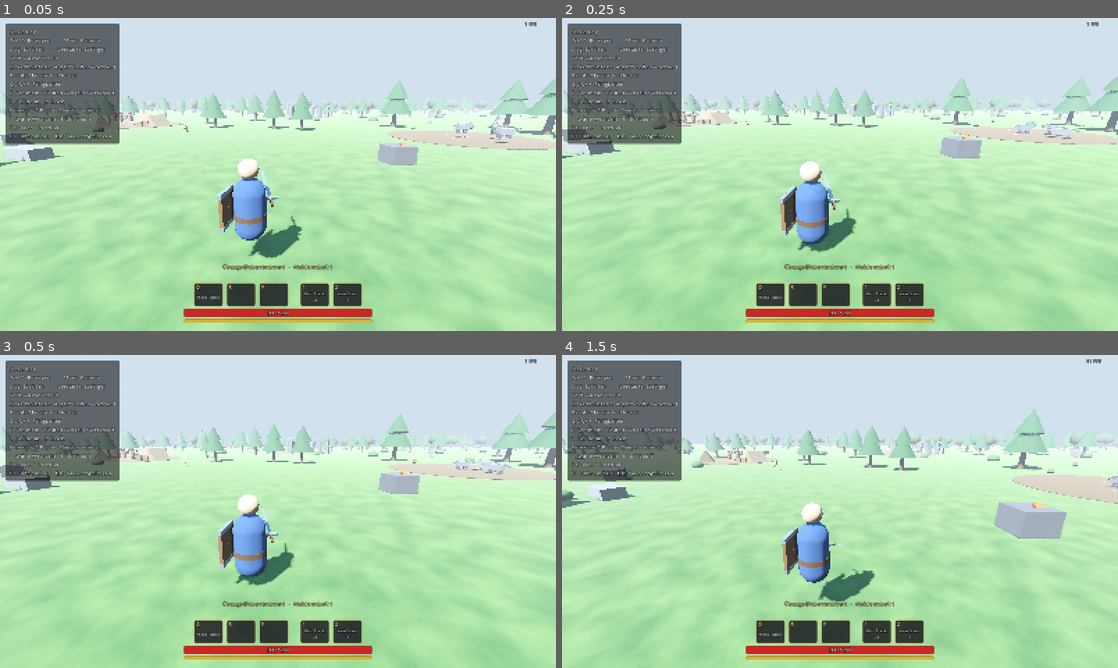
Above: before the commit, frames 1-4 (two rows, left to right).
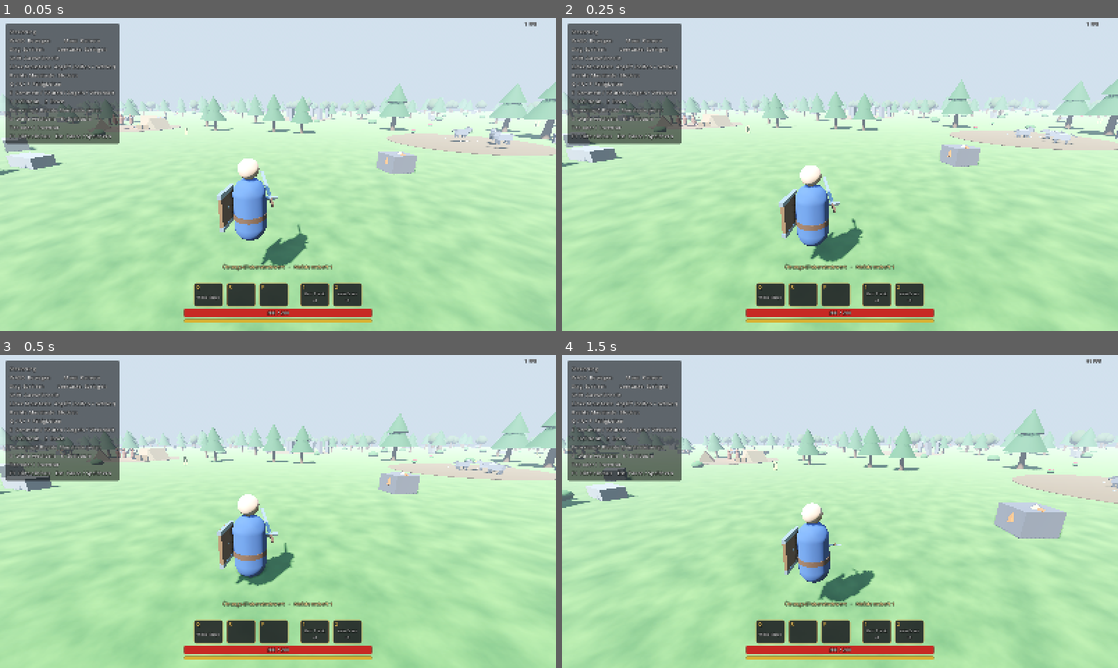
Above: after the commit, the same moments.

Repository: naglerphilipp3101-collab/RPG-
Game: Godot game, scene res://scenes/main.tscn
Same seed, same stepped clock (60 frames per second), same inputs: the game is played once before the commit and once after it.
Inputs (mouse positions are in pixels of both pictures, inside the frame that each line leads up to):
- Up to frame 1 (0.05 s): no input
- Up to frame 2 (0.25 s): no input
- Up to frame 3 (0.5 s): no input
- Up to frame 4 (1.5 s): tap Enter (ui_accept) at 0.5 s; move the mouse to (867, 511) at 0.52 s; press the mouse at (867, 511) at 0.53 s; hold W (move_forward) from 0.53 s (still down); tap Space (jump) at 0.77 s; move the mouse to (812, 511) at 1.27 s; release the mouse at (812, 511) at 1.28 s; right-click (812, 511) at 1.35 s

The runs differ from the first frame. In frame 1, 6.6% of the frame differs, in the area x 0-100%, y 19-100%; in frame 2, 7.1%, in the area x 0-100%, y 18-100%; in frame 3, 0.2%; in frame 4, 0.1%.

Commit message:
Insel aus dem Weltgenerator ins Spiel laden (Terrain3D)
- main.gd baut das Startgebiet auf der echten Geländehöhe auf (Südspitze der Insel)
- tests/welt_importieren.gd wandelt welt_export.zip einmalig in Terrain3D-Daten um
- Fischgründe an der nächsten Küste, Beute/Schockwellen/Flächenangriffe folgen der Geländehöhe
- Spielstand merkt sich die Welt (Positionen der alten Testwiese werden nicht übernommen)
- Terrain3D-Plugin aktiviert (lokal installiert, nicht im Repository)
- Automatische Tests laufen weiter auf der flachen Testwiese; --island zeigt die Insel

Diff:
--- a/godot/project.godot
+++ b/godot/project.godot
@@ -26,6 +26,10 @@
 window/stretch/mode="canvas_items"
 window/stretch/aspect="expand"
 
+[editor_plugins]
+
+enabled=PackedStringArray("res://addons/terrain_3d/plugin.cfg")
+
 [physics]
 
 3d/physics_engine="Jolt Physics"
--- a/godot/scripts/enemy.gd
+++ b/godot/scripts/enemy.gd
@@ -249,6 +249,10 @@
 	_update_bleed(delta)
 	if state == State.DEAD:
 		return
+	# Sicherung: ist der Gegner durch das Gelände gefallen (z. B. außerhalb der Kollision), zurück nach Hause
+	if global_position.y < home.y - 15.0:
+		global_position = home + Vector3(0, 1.0, 0)
+		velocity = Vector3.ZERO
 	attack_cooldown -= delta
 	state_timer -= delta
 
@@ -565,7 +569,7 @@
 	var bag = LootBagScript.new()
 	bag.items = drops
 	var spot := global_position + _forward() * (radius + 0.6)
-	bag.position = Vector3(spot.x, 0.0, spot.z)
+	bag.position = Vector3(spot.x, global_position.y, spot.z)
 	get_tree().current_scene.add_child.call_deferred(bag)
 
 
--- a/godot/scripts/fx.gd
+++ b/godot/scripts/fx.gd
@@ -37,7 +37,7 @@
 	mi.material_override = m
 	mi.scale = Vector3(0.2, 1.0, 0.2)
 	tree.current_scene.add_child(mi)
-	mi.global_position = Vector3(pos.x, 0.05, pos.z)
+	mi.global_position = pos + Vector3(0, 0.05, 0)
 	var tw := mi.create_tween().set_parallel(true)
 	tw.tween_property(mi, "scale", Vector3(radius, 1.0, radius), 0.25).set_ease(Tween.EASE_OUT)
 	tw.tween_property(m, "albedo_color:a", 0.0, 0.45)
--- a/godot/scripts/game.gd
+++ b/godot/scripts/game.gd
@@ -37,6 +37,8 @@
 
 ## Wird bei automatischen Tests abgeschaltet, damit der echte Spielstand unangetastet bleibt.
 var saving_enabled := true
+## Welche Welt geladen ist ("insel" oder "testwiese"); Positionen im Spielstand gelten nur für dieselbe Welt.
+var world_id := "testwiese"
 
 var weapons: Dictionary = {}
 var enemies: Dictionary = {}
--- a/godot/scripts/main.gd
+++ b/godot/scripts/main.gd
@@ -1,5 +1,9 @@
 extends Node3D
-## Testgebiet: baut Welt, Rohstoffe, Teich, Spieler, Gegnerlager und HUD per Code auf.
+## Baut die Spielwelt per Code auf: Insel (Terrain3D, aus dem Weltgenerator) oder flache Testwiese,
+## darauf Startgebiet mit Handwerksdorf, Rohstoffen, Gegnerlagern, dazu Spieler und HUD.
+##
+## Die Inhalte des Startgebiets sind in lokalen Koordinaten um `area` angelegt; _g() setzt sie auf die Geländehöhe.
+## Auf der flachen Testwiese (automatische Tests) ist die Höhe überall 0.
 
 const PlayerScript := preload("res://scripts/player.gd")
 const EnemyScript := preload("res://scripts/enemy.gd")
@@ -8,20 +12,44 @@
 const ResourceNodeScript := preload("res://scripts/resource_node.gd")
 const StationScript := preload("res://scripts/crafting_station.gd")
 const SaveGame := preload("res://scripts/save_game.gd")
+
+const ISLAND_DATA := "res://welt_daten"
+const ISLAND_TERRAIN := "res://welt_daten/terrain3d"
+## Mitte des Startgebiets auf der Insel (Südspitze, bei „Dorf 8“ des Weltgenerators), in Weltmetern
+const ISLAND_START := Vector3(-1026.6, 0, 2569.5)
+
 const VILLAGE_CENTER := Vector3(0, 0, 24)
 const VILLAGE_RADIUS := 9.0
-
-const WORLD_SIZE := 300.0
-const NORTH_ZONE_Z := -80.0 # nördlich davon: Tier-2-Rohstoffe
+const AREA_SIZE := 300.0 # Seitenlänge des Startgebiets mit Rohstoffen
+const NORTH_ZONE_Z := -80.0 # nördlich davon (lokal): Tier-2-Rohstoffe
 const POND_CENTER := Vector3(-45, 0, 25)
 const POND_RADIUS := 9.0
 
 var rng := RandomNumberGenerator.new()
 var clear_spots: Array[Vector3] = []
+var area: Node3D # Wurzel des Startgebiets (lokale Koordinaten)
+var terrain = null # Terrain3D, wenn die Insel geladen ist
+var island := false
 
 
 func _ready() -> void:
 	rng.seed = 7
+	var args := OS.get_cmdline_user_args()
+	var autotest := args.has("--autotest")
+	# Insel nur, wenn Terrain3D und importierte Weltdaten vorhanden sind; Tests laufen auf der flachen Wiese
+	island = ClassDB.class_exists("Terrain3D") and DirAccess.dir_exists_absolute(ISLAND_TERRAIN) \
+		and (not autotest or args.has("--island"))
+	Game.world_id = "insel" if island else "testwiese"
+
+	area = Node3D.new()
+	area.name = "Startgebiet"
+	add_child(area)
+	_build_environment()
+	if island:
+		await _build_island()
+	else:
+		_build_ground()
+
 	var camps := [
 		{"type": "wolf", "pos": Vector3(20, 0, -14), "count": 3, "style": "den"},
 		{"type": "bandit", "pos": Vector3(-24, 0, -30), "count": 3, "style": "camp"},
@@ -35,15 +63,17 @@
 		clear_spots.append(VILLAGE_CENTER + Vector3(cos(angle), 0, sin(angle)) * VILLAGE_RADIUS)
 	for camp in camps:
 		clear_spots.append(camp["pos"])
-	# Teich: mehrere Punkte, damit nichts im Wasser wächst
-	clear_spots.append(POND_CENTER)
-	for i in 8:
-		var angle := TAU * i / 8.0
-		clear_spots.append(POND_CENTER + Vector3(cos(angle), 0, sin(angle)) * POND_RADIUS * 0.6)
-
-	_build_environment()
-	_build_ground()
-	_build_pond()
+	if not island:
+		# Teich: mehrere Punkte, damit nichts im Wasser wächst
+		clear_spots.append(POND_CENTER)
+		for i in 8:
+			var angle := TAU * i / 8.0
+			clear_spots.append(POND_CENTER + Vector3(cos(angle), 0, sin(angle)) * POND_RADIUS * 0.6)
+
+	if island:
+		_build_coast_fishing()
+	else:
+		_build_pond()
 	_build_village()
 	_scatter_nature()
 	for camp in camps:
@@ -51,8 +81,10 @@
 
 	var player: Node3D = PlayerScript.new()
 	player.name = "Player"
-	player.position = Vector3(0, 0.5, 6)
+	player.position = area.position + _g(Vector3(0, 0, 6)) + Vector3(0, 1.0, 0)
 	add_child(player)
+	if terrain:
+		terrain.set_camera(player.camera)
 
 	var hud = HudScript.new()
 	hud.name = "HUD"
@@ -60,13 +92,15 @@
 	hud.bind_player(player)
 
 	for camp in camps:
+		var home: Vector3 = area.position + _g(camp["pos"])
 		for i in int(camp["count"]):
 			var enemy = EnemyScript.new()
-			enemy.setup(camp["type"], camp["pos"])
-			enemy.position = camp["pos"] + Vector3(rng.randf_range(-4, 4), 0.5, rng.randf_range(-4, 4))
+			enemy.setup(camp["type"], home)
+			var spot := Vector3(camp["pos"]) + Vector3(rng.randf_range(-4, 4), 0, rng.randf_range(-4, 4))
+			enemy.position = area.position + _g(spot) + Vector3(0, 0.5, 0)
 			add_child(enemy)
 
-	if OS.get_cmdline_user_args().has("--autotest"):
+	if autotest:
 		Game.saving_enabled = false # Tests dürfen den echten Spielstand nicht anfassen
 		add_child(load("res://tests/autotest.gd").new())
 	elif SaveGame.load_into(get_tree(), Game.SAVE_PATH):
@@ -91,35 +125,59 @@
 		SaveGame.save(get_tree(), Game.SAVE_PATH)
 
 
-func _build_environment() -> void:
-	var sky_mat := ProceduralSkyMaterial.new()
-	sky_mat.sky_top_color = Color(0.3, 0.48, 0.78)
-	sky_mat.sky_horizon_color = Color(0.72, 0.8, 0.88)
-	sky_mat.ground_horizon_color = Color(0.6, 0.65, 0.6)
-	sky_mat.ground_bottom_color = Color(0.2, 0.24, 0.2)
-	var sky := Sky.new()
-	sky.sky_material = sky_mat
-
-	var env := Environment.new()
-	env.background_mode = Environment.BG_SKY
-	env.sky = sky
-	env.ambient_light_source = Environment.AMBIENT_SOURCE_SKY
-	env.tonemap_mode = Environment.TONE_MAPPER_FILMIC
-	env.fog_enabled = true
-	env.fog_light_color = Color(0.7, 0.78, 0.86)
-	env.fog_density = 0.006
-	env.ssao_enabled = true
-	env.glow_enabled = true
-	var world_env := WorldEnvironment.new()
-	world_env.environment = env
-	add_child(world_env)
-
-	var sun := DirectionalLight3D.new()
-	sun.rotation_degrees = Vector3(-50, -35, 0)
-	sun.light_energy = 1.2
-	sun.shadow_enabled = true
-	sun.directional_shadow_max_distance = 80.0
-	add_child(sun)
+# --- Gelände ------------------------------------------------------------
+
+## Geländehöhe an einer lokalen Position im Startgebiet (Wasser/außerhalb: 0).
+func _ground(local: Vector3) -> float:
+	if terrain == null:
+		return 0.0
+	var h: float = terrain.get("data").get_height(area.position + Vector3(local.x, 0, local.z))
+	return 0.0 if is_nan(h) else h
+
+
+## Lokale Position auf die Geländehöhe setzen (die y-Angabe bleibt als Versatz erhalten).
+func _g(local: Vector3) -> Vector3:
+	return Vector3(local.x, local.y + _ground(local), local.z)
+
+
+## Lädt die importierte Insel (siehe tests/welt_importieren.gd) mit Bodentexturen, Meer und Siedlungsmarkern.
+func _build_island() -> void:
+	area.position = ISLAND_START
+	# Vorläufige Kamera, bis der Spieler existiert (Terrain3D braucht eine aktive Kamera)
+	var temp_camera := Camera3D.new()
+	add_child(temp_camera)
+	temp_camera.position = ISLAND_START + Vector3(0, 80, 0)
+
+	var welt = load("res://assets/welt/welt_import.gd").new()
+	welt.name = "Insel"
+	welt.daten_ordner = ISLAND_DATA
+	add_child(welt)
+	terrain = ClassDB.instantiate("Terrain3D")
+	terrain.name = "Terrain3D"
+	terrain.set("data_directory", ISLAND_TERRAIN)
+	terrain.set("collision_radius", 192)
+	welt.add_child(terrain)
+	welt._texturen_einrichten(terrain)
+	terrain.get("material").set("world_background", 0)
+
+	var meta: Dictionary = JSON.parse_string(FileAccess.get_file_as_string(ISLAND_DATA.path_join("welt.json")))
+	var size: float = float(meta.get("welt_m", 8192))
+	var sea := PlaneMesh.new()
+	sea.size = Vector2(size * 3, size * 3)
+	var sea_mat := StandardMaterial3D.new()
+	sea_mat.albedo_color = Color(0.12, 0.32, 0.5, 0.85)
+	sea_mat.transparency = BaseMaterial3D.TRANSPARENCY_ALPHA
+	sea_mat.roughness = 0.08
+	sea_mat.metallic_specular = 0.8
+	MeshUtil.part(self, sea, sea_mat)
+	var seabed := MeshUtil.part(self, sea, MeshUtil.mat(Color(0.32, 0.3, 0.24), 0.0, 1.0))
+	seabed.position.y = float(meta["hoehe"]["min"]) + 0.3
+	welt._marker_importieren()
+
+	# Terrain3D lädt seine Regionen erst in den nächsten Frames
+	for i in 3:
+		await get_tree().process_frame
+	temp_camera.queue_free()
 
 
 func _build_ground() -> void:
@@ -139,21 +197,52 @@
 	ground_mat.uv1_scale = Vector3(25, 25, 1)
 
 	var plane := PlaneMesh.new()
-	plane.size = Vector2(WORLD_SIZE, WORLD_SIZE)
+	plane.size = Vector2(AREA_SIZE, AREA_SIZE)
 	var ground := StaticBody3D.new()
-	add_child(ground)
+	area.add_child(ground)
 	MeshUtil.part(ground, plane, ground_mat)
-	_add_box_collision(ground, Vector3(WORLD_SIZE, 2, WORLD_SIZE), Vector3(0, -1, 0))
+	_add_box_collision(ground, Vector3(AREA_SIZE, 2, AREA_SIZE), Vector3(0, -1, 0))
 
 	# Unsichtbare Weltgrenze
-	var half := WORLD_SIZE / 2.0
+	var half := AREA_SIZE / 2.0
 	for wall: Array in [
-		[Vector3(WORLD_SIZE, 20, 1), Vector3(0, 10, -half)],
-		[Vector3(WORLD_SIZE, 20, 1), Vector3(0, 10, half)],
-		[Vector3(1, 20, WORLD_SIZE), Vector3(-half, 10, 0)],
-		[Vector3(1, 20, WORLD_SIZE), Vector3(half, 10, 0)],
+		[Vector3(AREA_SIZE, 20, 1), Vector3(0, 10, -half)],
+		[Vector3(AREA_SIZE, 20, 1), Vector3(0, 10, half)],
+		[Vector3(1, 20, AREA_SIZE), Vector3(-half, 10, 0)],
+		[Vector3(1, 20, AREA_SIZE), Vector3(half, 10, 0)],
 	]:
 		_add_box_collision(ground, wall[0], wall[1])
+
+
+func _build_environment() -> void:
+	var sky_mat := ProceduralSkyMaterial.new()
+	sky_mat.sky_top_color = Color(0.3, 0.48, 0.78)
+	sky_mat.sky_horizon_color = Color(0.72, 0.8, 0.88)
+	sky_mat.ground_horizon_color = Color(0.6, 0.65, 0.6)
+	sky_mat.ground_bottom_color = Color(0.2, 0.24, 0.2)
+	var sky := Sky.new()
+	sky.sky_material = sky_mat
+
+	var env := Environment.new()
+	env.background_mode = Environment.BG_SKY
+	env.sky = sky
+	env.ambient_light_source = Environment.AMBIENT_SOURCE_SKY
+	env.tonemap_mode = Environment.TONE_MAPPER_FILMIC
+	env.fog_enabled = true
+	env.fog_light_color = Color(0.7, 0.78, 0.86)
+	env.fog_density = 0.0007 if island else 0.006 # auf der Insel weiter sehen
+	env.ssao_enabled = true
+	env.glow_enabled = true
+	var world_env := WorldEnvironment.new()
+	world_env.environment = env
+	add_child(world_env)
+
+	var sun := DirectionalLight3D.new()
+	sun.rotation_degrees = Vector3(-50, -35, 0)
+	sun.light_energy = 1.2
+	sun.shadow_enabled = true
+	sun.directional_shadow_max_distance = 120.0 if island else 80.0
+	add_child(sun)
 
 
 func _add_box_collision(body: Node3D, size: Vector3, pos: Vector3) -> void:
@@ -172,14 +261,14 @@
 	return true
 
 
-## Zufälliger freier Punkt. Ohne Angabe von z-Grenzen auf der ganzen Karte.
+## Zufälliger freier Punkt im Startgebiet (lokal, Höhe 0). Auf der Insel nur an Land.
 func _random_spot(margin: float, z_min := -INF, z_max := INF) -> Vector3:
-	var half := WORLD_SIZE * 0.47
+	var half := AREA_SIZE * 0.47
 	var lo := maxf(-half, z_min)
 	var hi := minf(half, z_max)
-	while true:
+	for attempt in 200:
 		var pos := Vector3(rng.randf_range(-half, half), 0.0, rng.randf_range(lo, hi))
-		if _is_clear(pos, margin):
+		if _is_clear(pos, margin) and (not island or _ground(pos) > 1.0):
 			return pos
 	return Vector3.ZERO
 
@@ -189,9 +278,9 @@
 	node.setup(id)
 	node.size_scale = scale_factor
 	node.rock_size = rock_size
-	node.position = pos
+	node.position = _g(pos)
 	node.rotation.y = rng.randf() * TAU
-	add_child(node)
+	area.add_child(node)
 	return node
 
 
@@ -226,7 +315,7 @@
 	bush_mesh.height = 1.0
 	var bush_mat := MeshUtil.mat(Color(0.22, 0.42, 0.18))
 	for i in 200:
-		var bush := MeshUtil.part(self, bush_mesh, bush_mat, _random_spot(5.0) + Vector3(0, 0.3, 0))
+		var bush := MeshUtil.part(area, bush_mesh, bush_mat, _g(_random_spot(5.0) + Vector3(0, 0.3, 0)))
 		bush.scale = Vector3.ONE * rng.randf_range(0.6, 1.4)
 
 
@@ -235,8 +324,8 @@
 	var plaza := CylinderMesh.new()
 	plaza.top_radius = VILLAGE_RADIUS + 3.0
 	plaza.bottom_radius = plaza.top_radius
-	plaza.height = 0.04
-	MeshUtil.part(self, plaza, MeshUtil.mat(Color(0.55, 0.47, 0.36), 0.0, 1.0), VILLAGE_CENTER + Vector3(0, 0.02, 0))
+	plaza.height = 0.6 if island else 0.04 # auf der Insel etwas dicker, damit leichte Hänge abgedeckt sind
+	MeshUtil.part(area, plaza, MeshUtil.mat(Color(0.55, 0.47, 0.36), 0.0, 1.0), _g(VILLAGE_CENTER + Vector3(0, 0.02, 0)))
 	_add_campfire(VILLAGE_CENTER)
 
 	var ids: Array = Game.stations.keys()
@@ -247,10 +336,10 @@
 		var pos := VILLAGE_CENTER + Vector3(sin(angle), 0, -cos(angle)) * VILLAGE_RADIUS
 		var station = StationScript.new()
 		station.setup(ids[i])
-		station.position = pos
+		station.position = _g(pos)
 		var to_center := VILLAGE_CENTER - pos
 		station.rotation.y = atan2(-to_center.x, -to_center.z)
-		add_child(station)
+		area.add_child(station)
 
 
 func _build_pond() -> void:
@@ -258,7 +347,7 @@
 	sand.top_radius = POND_RADIUS + 1.5
 	sand.bottom_radius = sand.top_radius
 	sand.height = 0.03
-	MeshUtil.part(self, sand, MeshUtil.mat(Color(0.7, 0.64, 0.45), 0.0, 1.0), POND_CENTER + Vector3(0, 0.015, 0))
+	MeshUtil.part(area, sand, MeshUtil.mat(Color(0.7, 0.64, 0.45), 0.0, 1.0), POND_CENTER + Vector3(0, 0.015, 0))
 	var water := CylinderMesh.new()
 	water.top_radius = POND_RADIUS
 	water.bottom_radius = POND_RADIUS
@@ -268,10 +357,33 @@
 	water_mat.transparency = BaseMaterial3D.TRANSPARENCY_ALPHA
 	water_mat.metallic = 0.3
 	water_mat.roughness = 0.05
-	MeshUtil.part(self, water, water_mat, POND_CENTER + Vector3(0, 0.03, 0))
+	MeshUtil.part(area, water, water_mat, POND_CENTER + Vector3(0, 0.03, 0))
 	for i in 4:
 		var angle := TAU * i / 4.0 + 0.4
 		_add_resource("fishing_spot", POND_CENTER + Vector3(cos(angle), 0, sin(angle)) * (POND_RADIUS - 2.0))
+
+
+## Auf der Insel: Fischgründe an der nächstgelegenen Küste statt eines Teichs.
+func _build_coast_fishing() -> void:
+	var best := Vector3.ZERO
+	var best_dist := INF
+	for i in 32:
+		var dir := Vector3(cos(TAU * i / 32.0), 0, sin(TAU * i / 32.0))
+		var d := 8.0
+		while d < 600.0:
+			if _ground(dir * d) < -0.5:
+				if d < best_dist:
+					best_dist = d
+					best = dir * d
+				break
+			d += 4.0
+	if best_dist == INF:
+		return
+	var along := Vector3(-best.z, 0, best.x).normalized()
+	for i in 4:
+		var spot := best + best.normalized() * 2.0 + along * (i - 1.5) * 9.0
+		var node := _add_resource("fishing_spot", spot)
+		node.position.y = 0.0 # Ringe liegen auf dem Meeresspiegel
 
 
 func _build_camp(camp: Dictionary) -> void:
@@ -280,8 +392,8 @@
 	var dirt := CylinderMesh.new()
 	dirt.top_radius = 10.0 if style == "lair" else 7.0
 	dirt.bottom_radius = dirt.top_radius
-	dirt.height = 0.04
-	MeshUtil.part(self, dirt, MeshUtil.mat(Color(0.38, 0.3, 0.2), 0.0, 1.0), center + Vector3(0, 0.02, 0))
+	dirt.height = 0.6 if island else 0.04
+	MeshUtil.part(area, dirt, MeshUtil.mat(Color(0.38, 0.3, 0.2), 0.0, 1.0), _g(center + Vector3(0, 0.02, 0)))
 
 	match style:
 		"camp":
@@ -292,23 +404,23 @@
 			for i in 3:
 				var angle := TAU * i / 3.0 + 0.4
 				var tent := StaticBody3D.new()
-				tent.position = center + Vector3(cos(angle), 0, sin(angle)) * 5.0
+				tent.position = _g(center + Vector3(cos(angle), 0, sin(angle)) * 5.0)
 				tent.rotation.y = -angle
-				add_child(tent)
+				area.add_child(tent)
 				MeshUtil.part(tent, tent_mesh, cloth, Vector3(0, 0.9, 0))
 				_add_box_collision(tent, Vector3(2.0, 1.8, 3.0), Vector3(0, 0.9, 0))
 			var crate_mat := MeshUtil.mat(Color(0.5, 0.36, 0.2))
 			for offset: Vector3 in [Vector3(2.5, 0.4, 3.5), Vector3(3.3, 0.4, 3.0)]:
 				var crate := StaticBody3D.new()
-				crate.position = center + offset
-				add_child(crate)
+				crate.position = _g(center + offset)
+				area.add_child(crate)
 				MeshUtil.part(crate, MeshUtil.box(Vector3(0.8, 0.8, 0.8)), crate_mat)
 				_add_box_collision(crate, Vector3(0.8, 0.8, 0.8), Vector3.ZERO)
 		"den":
 			var bone_mat := MeshUtil.mat(Color(0.9, 0.88, 0.8))
 			for i in 6:
-				var bone := MeshUtil.part(self, MeshUtil.box(Vector3(0.08, 0.08, 0.5)), bone_mat,
-					center + Vector3(rng.randf_range(-4, 4), 0.05, rng.randf_range(-4, 4)))
+				var bone := MeshUtil.part(area, MeshUtil.box(Vector3(0.08, 0.08, 0.5)), bone_mat,
+					_g(center + Vector3(rng.randf_range(-4, 4), 0.05, rng.randf_range(-4, 4))))
 				bone.rotation.y = rng.randf() * TAU
 		"lair":
 			_add_campfire(center + Vector3(0, 0, 4))
@@ -316,19 +428,20 @@
 			for i in 7:
 				var angle := TAU * i / 7.0
 				var stone := StaticBody3D.new()
-				stone.position = center + Vector3(cos(angle), 0, sin(angle)) * 9.0 + Vector3(0, 1.5, 0)
+				stone.position = _g(center + Vector3(cos(angle), 0, sin(angle)) * 9.0 + Vector3(0, 1.5, 0))
 				stone.rotation = Vector3(rng.randf_range(-0.1, 0.1), rng.randf() * TAU, rng.randf_range(-0.1, 0.1))
-				add_child(stone)
+				area.add_child(stone)
 				var size := Vector3(1.2, 3.0, 0.8)
 				MeshUtil.part(stone, MeshUtil.box(size), stone_mat)
 				_add_box_collision(stone, size, Vector3.ZERO)
 
 
-func _add_campfire(pos: Vector3) -> void:
+func _add_campfire(local: Vector3) -> void:
+	var pos := _g(local)
 	var stone_mat := MeshUtil.mat(Color(0.35, 0.35, 0.35))
 	for i in 8:
 		var angle := TAU * i / 8.0
-		MeshUtil.part(self, MeshUtil.box(Vector3(0.25, 0.18, 0.25)), stone_mat,
+		MeshUtil.part(area, MeshUtil.box(Vector3(0.25, 0.18, 0.25)), stone_mat,
 			pos + Vector3(cos(angle) * 0.55, 0.09, sin(angle) * 0.55))
 	var flame_mesh := CylinderMesh.new()
 	flame_mesh.top_radius = 0.0
@@ -339,10 +452,10 @@
 	flame_mat.emission_enabled = true
 	flame_mat.emission = Color(1.0, 0.45, 0.1)
 	flame_mat.emission_energy_multiplier = 4.0
-	MeshUtil.part(self, flame_mesh, flame_mat, pos + Vector3(0, 0.4, 0))
+	MeshUtil.part(area, flame_mesh, flame_mat, pos + Vector3(0, 0.4, 0))
 	var light := OmniLight3D.new()
 	light.light_color = Color(1.0, 0.6, 0.3)
 	light.light_energy = 2.0
 	light.omni_range = 7.0
 	light.position = pos + Vector3(0, 1.0, 0)
-	add_child(light)
+	area.add_child(light)
--- a/godot/scripts/player.gd
+++ b/godot/scripts/player.gd
@@ -537,6 +537,7 @@
 func to_save() -> Dictionary:
 	var pos := spawn_point if state == State.DEAD else global_position
 	return {
+		"world": Game.world_id,
 		"position": [pos.x, pos.y, pos.z],
 		"cam_yaw": cam_yaw,
 		"health": health,
@@ -551,10 +552,12 @@
 
 
 func from_save(data: Dictionary) -> void:
-	var p: Array = data.get("position", [spawn_point.x, spawn_point.y, spawn_point.z])
-	global_position = Vector3(float(p[0]), float(p[1]) + 0.1, float(p[2])) # etwas höher, damit man nicht im Boden steckt
+	# Position nur übernehmen, wenn der Spielstand aus derselben Welt stammt (sonst am Startpunkt bleiben)
+	if data.get("world", "testwiese") == Game.world_id:
+		var p: Array = data.get("position", [spawn_point.x, spawn_point.y, spawn_point.z])
+		global_position = Vector3(float(p[0]), float(p[1]) + 0.1, float(p[2])) # etwas höher, damit man nicht im Boden steckt
+		cam_yaw = float(data.get("cam_yaw", 0.0))
 	velocity = Vector3.ZERO
-	cam_yaw = float(data.get("cam_yaw", 0.0))
 	camera_pivot.global_position = global_position + Vector3(0, 1.55, 0)
 	food_regen = float(data.get("food_regen", 0.0))
 	food_time = float(data.get("food_time", 0.0))
@@ -881,7 +884,7 @@
 			_state_fish(delta, move_dir, captured)
 
 	move_and_slide()
-	if global_position.y < -30.0:
+	if global_position.y < -80.0: # tiefster Meeresboden der Insel liegt bei etwa −41 m
 		_respawn()
 
 
@@ -1346,8 +1349,7 @@
 			zone.ticks = int(skill.get("ticks", 5))
 			zone.interval = float(skill.get("interval", 0.4))
 			zone.hit_data = {"mult": float(skill.get("mult", 0.5)), "kb": 0.5, "stag": 0.2, "effects": skill.get("effects", {})}
-			var point := _aim_point()
-			zone.position = Vector3(point.x, 0.0, point.z)
+			zone.position = _aim_point()
 			get_tree().current_scene.add_child(zone)
 
 
--- a/godot/tests/autotest.gd
+++ b/godot/tests/autotest.gd
@@ -12,6 +12,27 @@
 
 func _ready() -> void:
 	player = get_tree().get_first_node_in_group("player")
+	# Mit --island: Blick über das Startgebiet der Insel (für Bilder mit --write-movie)
+	if Game.world_id == "insel":
+		phase = "island_view"
+		player.cam_yaw = PI # Richtung Dorf (Süden)
+		player.cam_pitch = -0.25
+		if OS.get_cmdline_user_args().has("--aerial"):
+			# Luftbild: eigene Kamera hoch über dem Startgebiet, Blick nach Norden über die Insel
+			var cam := Camera3D.new()
+			cam.far = 12000.0
+			get_tree().current_scene.add_child(cam)
+			cam.global_position = player.global_position + Vector3(0, 450, 900)
+			cam.look_at(player.global_position + Vector3(0, 0, -1200))
+			cam.current = true
+			var terrain = get_tree().current_scene.terrain
+			if terrain:
+				terrain.set_camera(cam)
+			for node in get_tree().current_scene.get_children():
+				if node is WorldEnvironment:
+					node.environment.fog_enabled = false
+			get_tree().current_scene.get_node("HUD").visible = false
+		return
 	player.global_position = Vector3(20, 0.5, -6)
 	player.message.connect(func(t: String) -> void: log_lines.append("Meldung: " + t))
 	# Mit --ui nur das Inventarfenster mit Testgegenständen anzeigen
--- /dev/null
+++ b/godot/tests/terrain_api.gd
@@ -0,0 +1,17 @@
+extends SceneTree
+## Gibt die für das Spiel relevanten Eigenschaften und Methoden von Terrain3D aus (Hilfsskript).
+
+
+func _initialize() -> void:
+	for cls in ["Terrain3D", "Terrain3DCollision"]:
+		if not ClassDB.class_exists(cls):
+			continue
+		for p in ClassDB.class_get_property_list(cls, true):
+			var n: String = p["name"]
+			if n.contains("collision") or n.contains("camera") or n.contains("target") or n.contains("mode") or n.contains("radius"):
+				print(cls, " PROP ", n)
+		for m in ClassDB.class_get_method_list(cls, true):
+			var n: String = m["name"]
+			if n.contains("camera") or n.contains("collision") or n.contains("target"):
+				print(cls, " METH ", n)
+	quit()
--- /dev/null
+++ b/godot/tests/welt_importieren.gd
@@ -0,0 +1,38 @@
+extends SceneTree
+## Wandelt den Weltgenerator-Export (res://welt_daten) einmalig in Terrain3D-Daten um (res://welt_daten/terrain3d).
+## Aufruf: Godot --headless --path godot -s res://tests/welt_importieren.gd
+## Danach lädt das Spiel die Insel direkt aus diesen Daten.
+
+var importer
+var frames := 0
+
+
+func _initialize() -> void:
+	if not ClassDB.class_exists("Terrain3D"):
+		push_error("Terrain3D ist nicht installiert (godot/addons/terrain_3d).")
+		quit(1)
+		return
+	var camera := Camera3D.new() # Terrain3D erwartet eine aktive Kamera
+	root.add_child(camera)
+	importer = load("res://assets/welt/welt_import.gd").new()
+	importer.daten_ordner = "res://welt_daten"
+	root.add_child(importer)
+	var terrain = ClassDB.instantiate("Terrain3D")
+	terrain.name = "Terrain3D"
+	terrain.set("data_directory", "res://welt_daten/terrain3d")
+	importer.add_child(terrain)
+
+
+func _process(_delta: float) -> bool:
+	frames += 1
+	if frames < 3:
+		return false # Terrain3D initialisiert seine Daten erst nach dem ersten Frame
+	var start := Time.get_ticks_msec()
+	importer.importieren()
+	var terrain = importer.get_node("Terrain3D")
+	var ziel := "res://welt_daten/terrain3d"
+	DirAccess.make_dir_recursive_absolute(ProjectSettings.globalize_path(ziel))
+	terrain.get("data").save_directory(ziel)
+	print("WELTIMPORT fertig in %.1f s, Regionen: %d, Regionsgröße: %d" % [
+		(Time.get_ticks_msec() - start) / 1000.0, terrain.get("data").get_region_count(), terrain.get("region_size")])
+	return true
Not shown, added: godot/tests/terrain_api.gd.uid
Not shown, added: godot/tests/welt_importieren.gd.uid
Not shown, changed: .gitignore
